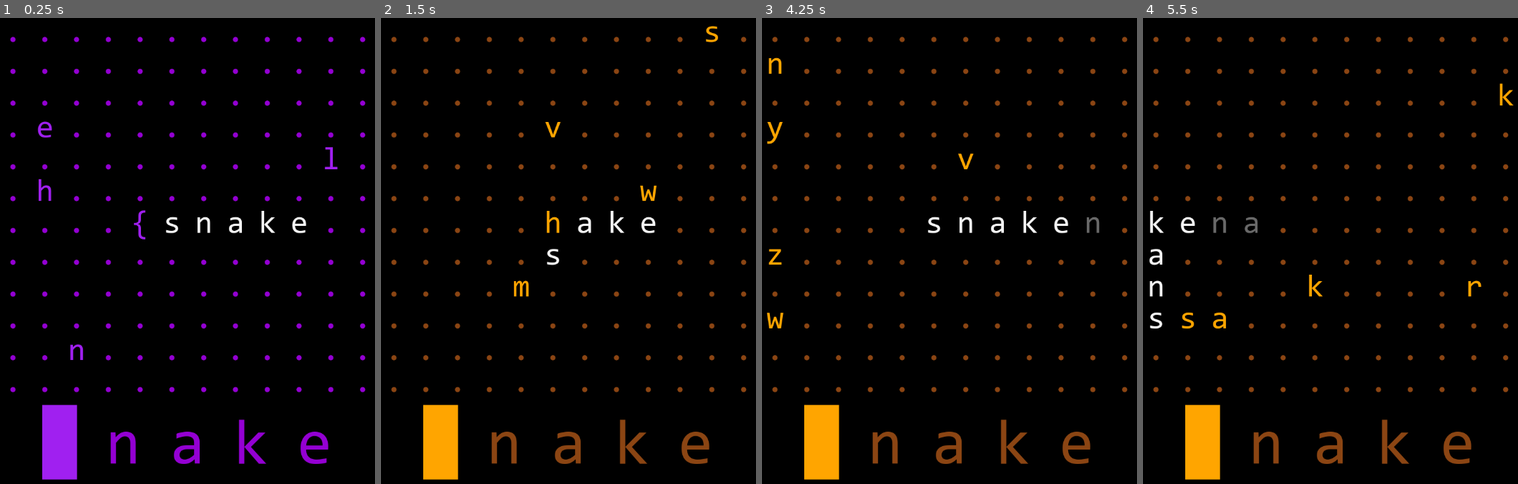
Above: before the commit, frames 1-4 (left to right).
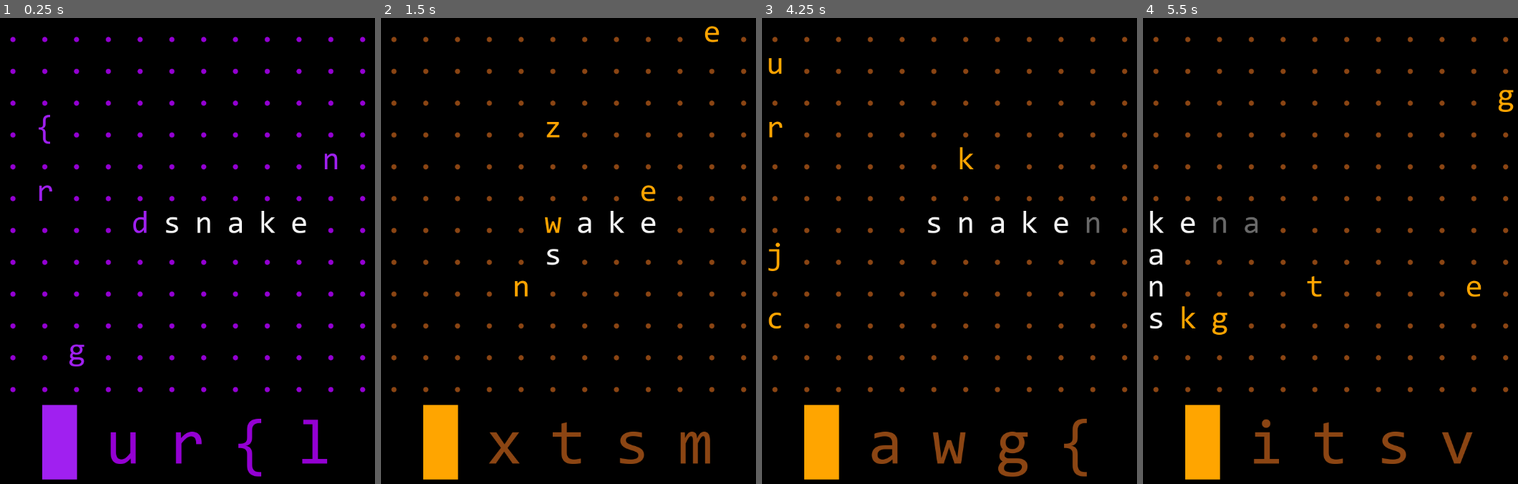
Above: after the commit, the same moments.

Repository: robro/snake_words_gd
Game: Godot game, scene res://scene/gameplay/gameplay.tscn
Two runs of this game, one before a commit and one after it. Both use one fixed random seed, a clock stepped at 60 frames per second and the inputs below.
Inputs:
- Up to frame 1 (0.25 s): no input
- Up to frame 2 (1.5 s): hold Right (Right) 0.53-1.28 s; hold Down (Down) from 1.28 s (still down)
- Up to frame 3 (4.25 s): release Down (Down) at 2.03 s; hold Right (Right) 2.03-2.78 s; hold Up (Up) 2.78-3.53 s; hold Left (Left) from 3.53 s (still down)
- Up to frame 4 (5.5 s): release Left (Left) at 5.03 s; hold Down (Down) from 5.03 s (still down)

The runs differ from the first frame. In frame 1, 1.8% of the frame differs, in the area x 9-91%, y 20-99%; in frame 2, 1.7%; in frame 3, 1.8%; in frame 4, 1.8%, in the area x 10-99%, y 14-96%.

Commit message:
Make word display scrambed while food inedible

Diff:
--- a/object/food/food_spawner.gd
+++ b/object/food/food_spawner.gd
@@ -37,6 +37,10 @@
 	food.queue_free()
 
 
+func all_edible() -> bool:
+	return get_children().all(func(f): return f.is_edible())
+
+
 func _on_child_order_changed():
 	if get_children().is_empty():
 		emit_signal("no_food")
--- a/ui/target_word.gd
+++ b/ui/target_word.gd
@@ -1,4 +1,6 @@
 extends Label
+
+@onready var food_spawner = $"../../FoodSpawner"
 
 
 func _ready():
@@ -6,5 +8,11 @@
 
 
 func _process(_delta):
-	text = (Global.target_word.substr(Global.partial_word.length())
-		.lpad(Global.target_word.length()))
+	if food_spawner.all_edible():
+		text = (Global.target_word.substr(Global.partial_word.length())
+			.lpad(Global.target_word.length()))
+	else:
+		var scrambled = ""
+		for food : Food in food_spawner.get_children():
+			scrambled += food.char()
+		text = scrambled
